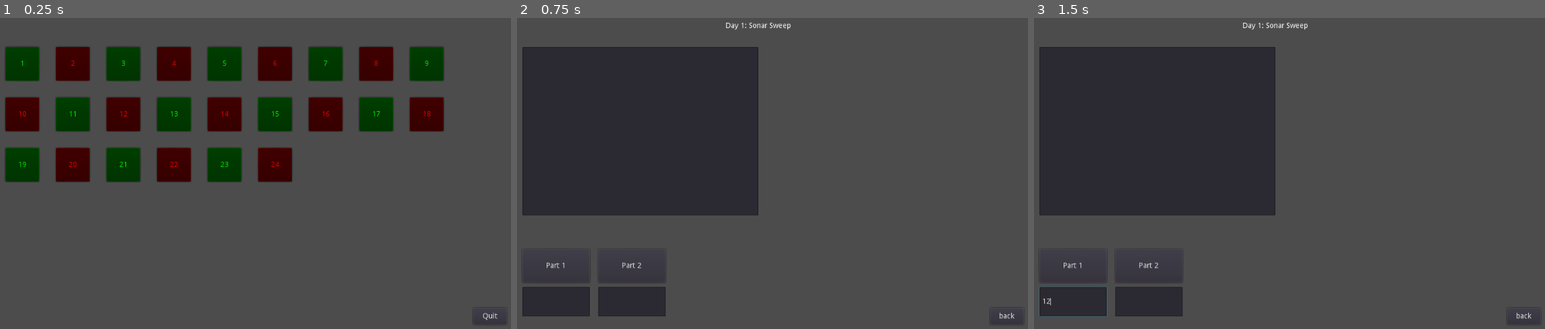
Above: before the commit, frames 1-3 (left to right).
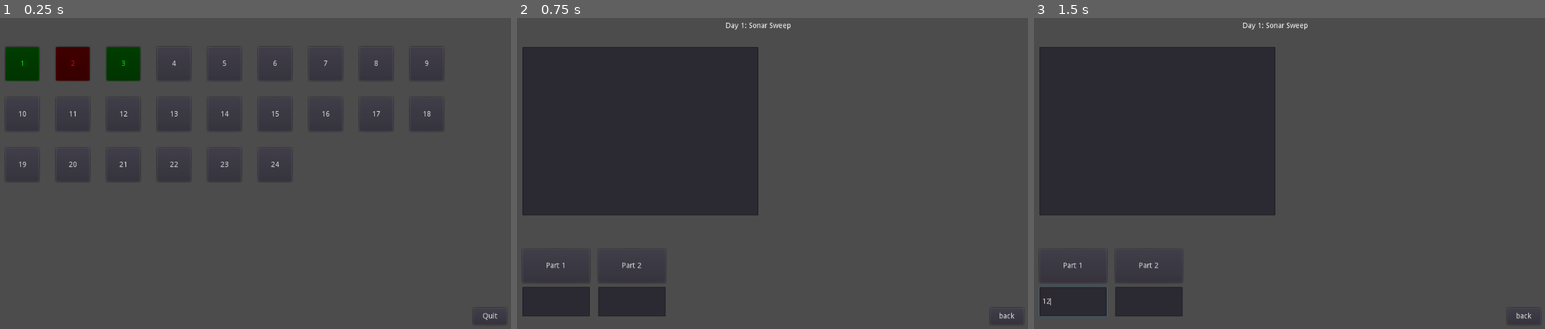
Above: after the commit, the same moments.

Repository: FailedCode/adventofcode-2021
Game: Godot game, scene res://Scenes/MainScene.tscn
Two runs of this game, one before a commit and one after it. Both use one fixed random seed, a clock stepped at 60 frames per second and the inputs below.
Inputs (mouse positions are in pixels of both pictures, inside the frame that each line leads up to):
- Up to frame 1 (0.25 s): no input
- Up to frame 2 (0.75 s): click "1" at 0.5 s
- Up to frame 3 (1.5 s): click (1074, 301) at 1.27 s; type "12" at 1.35 s

The runs differ from the first frame. In frame 1, 15% of the frame differs, in the area x 1-87%, y 9-53%; in frame 2, nothing differs; in frame 3, nothing differs.

Commit message:
visual: Color only implemented days

Diff:
--- a/Scenes/MainScene.gd
+++ b/Scenes/MainScene.gd
@@ -19,10 +19,11 @@
 		button.rect_position = Vector2(
 			size + size * col + size * 0.5 * col,
 			size + size * row + size * 0.5 * row)
-		if day % 2 == 0:
-			button.set_modulate(Color(1, 0, 0, 1))
-		else:
-			button.set_modulate(Color(0, 1, 0, 1))
+		if File.new().file_exists("res://Days/Day" + String(day) + ".gd"):
+			if day % 2 == 0:
+				button.set_modulate(Color(1, 0, 0, 1))
+			else:
+				button.set_modulate(Color(0, 1, 0, 1))
 		button.connect("button_up", self, "_on_day_button_pressed", [String(day)])
 		add_child(button)
 		col += 1
